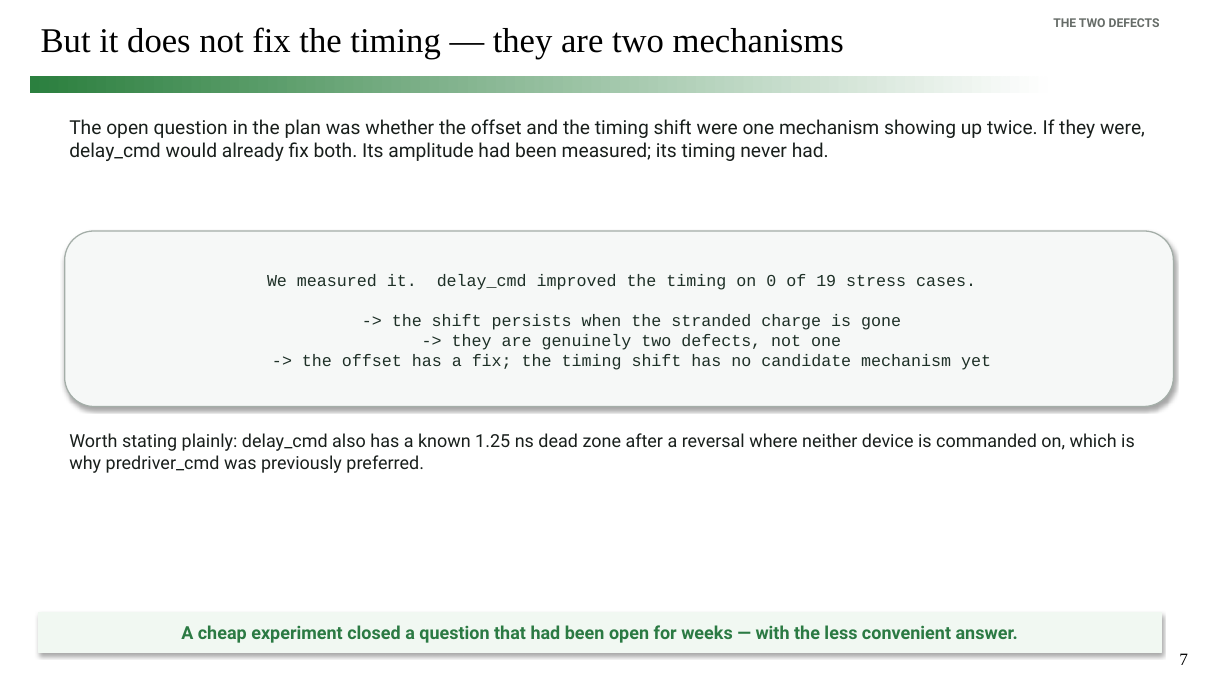
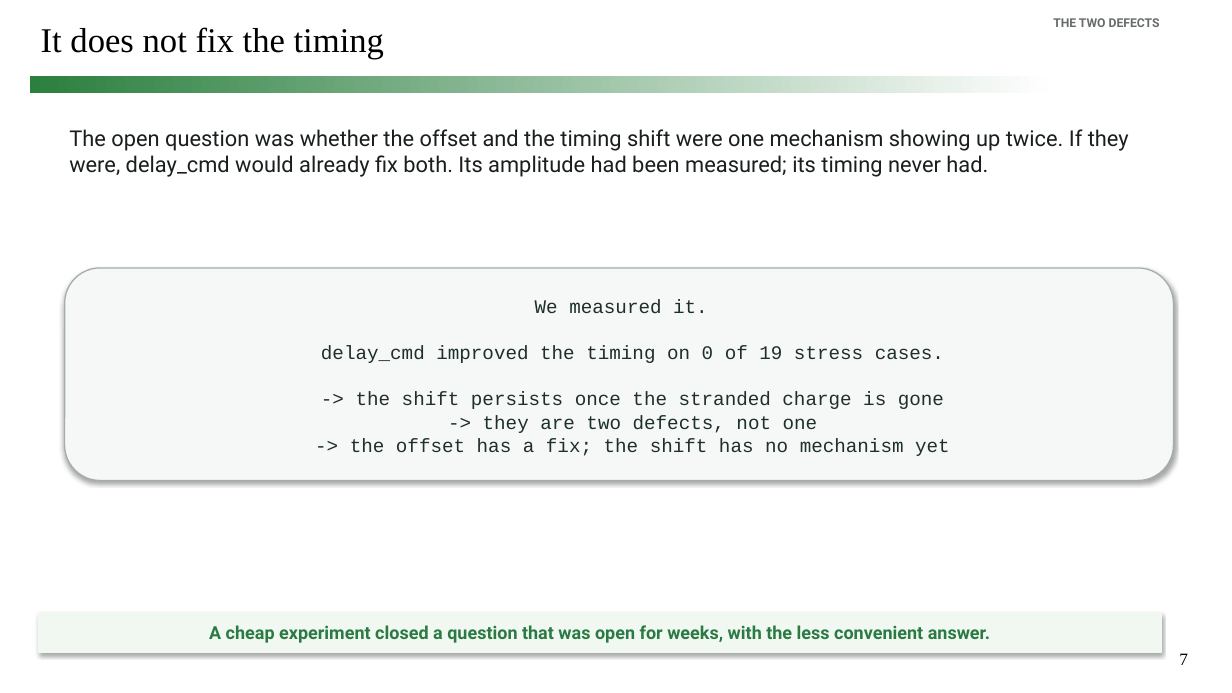
Before and after one commit to simon9721/ibis_comparison, a slide deck: slide 7 of results/meeting_deck_2026-09-04/ibis_pybis_status_2026-09-04.pptx. Drawn at 1232x693 pixels with LibreOffice and Linux fonts; fonts in the diff are those of the drawing. Boxes give left, top, right and bottom in pixels: in the first picture for what was removed or moved away, otherwise in the second. Text is boxed around its words. In the diff, an @@ line names an element or a change of style, - is before the commit and + after.

```diff
--- a/results/meeting_deck_2026-09-04/ibis_pybis_status_2026-09-04.pptx
+++ b/results/meeting_deck_2026-09-04/ibis_pybis_status_2026-09-04.pptx
@@ title at (x1=41, y1=27, x2=384, y2=58): text changed @@
-But it does not fix the timing — they are two mechanisms
+It does not fix the timing
@@ text at (x1=69, y1=129, x2=1129, y2=177): text changed; size 15 to 17 pt @@
-The open question in the plan was whether the offset and the timing shift were one mechanism showing up twice. If they were, delay_cmd would already fix both. Its amplitude had been measured; its timing never had.
+The open question was whether the offset and the timing shift were one mechanism showing up twice. If they were, delay_cmd would already fix both. Its amplitude had been measured; its timing never had.
@@ rounded rectangle "We measured it. delay_cmd improved ..." resized from (x1=65, y1=231, x2=1174, y2=407) to (x1=65, y1=268, x2=1174, y2=481) @@
@@ text in rounded rectangle at (x1=321, y1=299, x2=950, y2=456): text changed; size 13 to 15 pt @@
-We measured it. delay_cmd improved the timing on 0 of 19 stress cases.
--> the shift persists when the stranded charge is gone
--> they are genuinely two defects, not one
--> the offset has a fix; the timing shift has no candidate mechanism yet
+We measured it.
+delay_cmd improved the timing on 0 of 19 stress cases.
+-> the shift persists once the stranded charge is gone
+-> they are two defects, not one
+-> the offset has a fix; the shift has no mechanism yet
@@ text removed at (x1=69, y1=433, x2=1135, y2=473) @@
-Worth stating plainly: delay_cmd also has a known 1.25 ns dead zone after a reversal where neither device is commanded on, which is why predriver_cmd was previously preferred.
@@ text in rectangle at (x1=209, y1=625, x2=990, y2=643): text changed @@
-A cheap experiment closed a question that had been open for weeks — with the less convenient answer.
+A cheap experiment closed a question that was open for weeks, with the less convenient answer.
```
Also in this commit, not shown: 12 other slides changed, 2 slides added, 1 slide removed, 9 other files.
